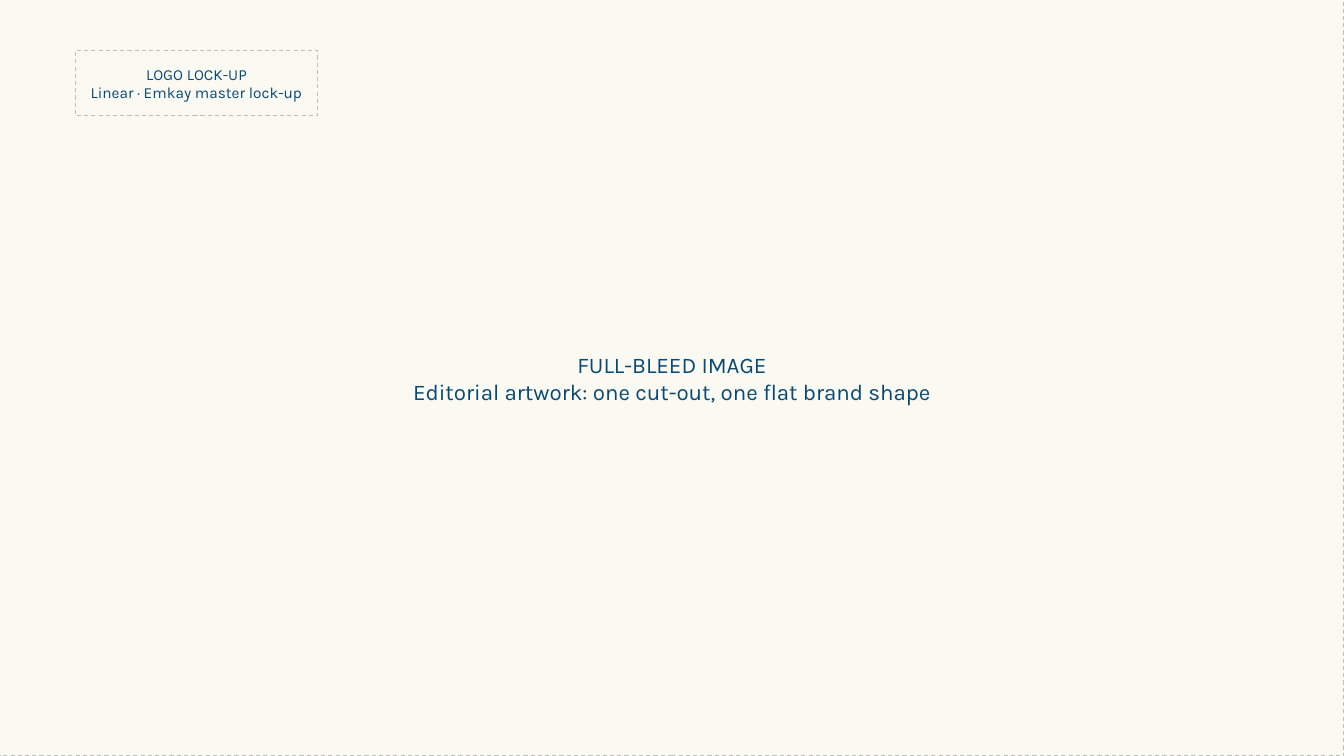
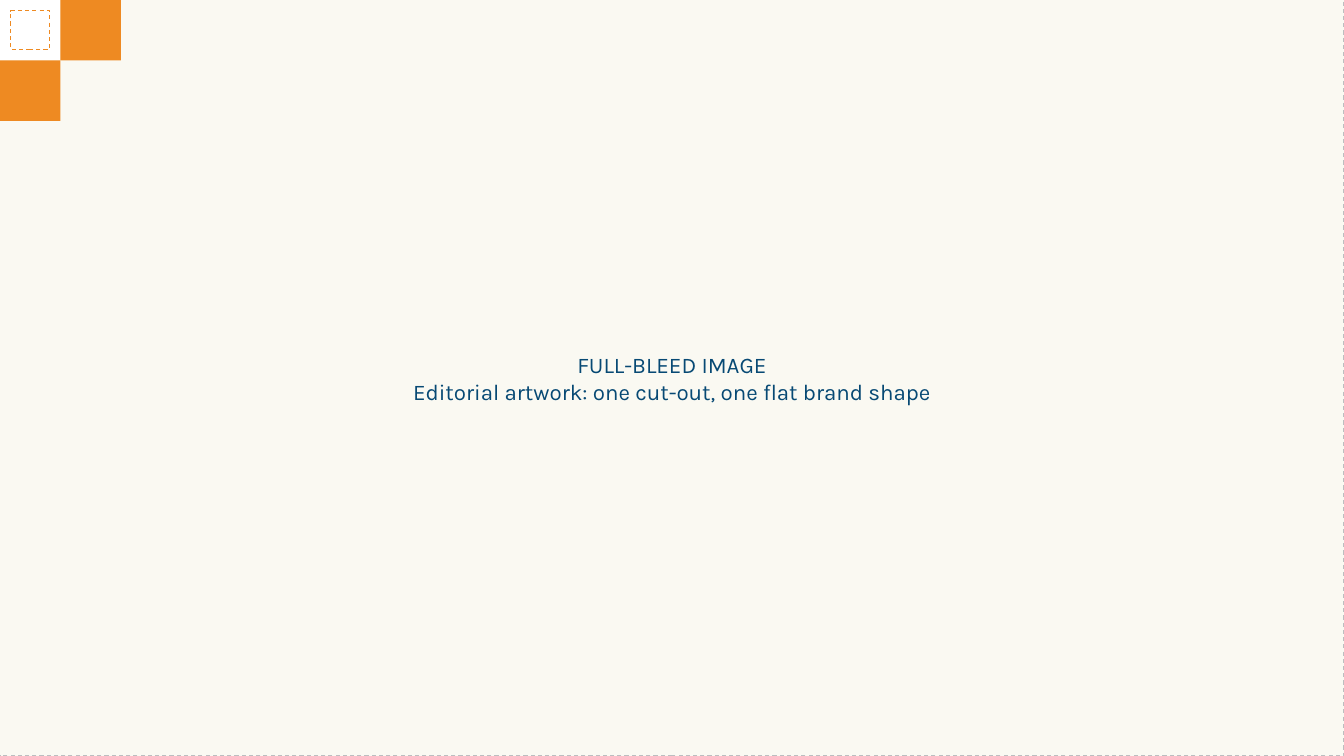
Before and after one commit to soumyakarwa/emkay-ppt-templates, a slide deck: slide 13 of Emkay_Master_Template.pptx. Drawn at 1344x756 pixels with LibreOffice and Linux fonts; fonts in the diff are those of the drawing. Boxes give left, top, right and bottom in pixels: in the first picture for what was removed or moved away, otherwise in the second. Text is boxed around its words. In the diff, an @@ line names an element or a change of style, - is before the commit and + after.

Commit message:
version 2, changed bg colours, removed descriptor/tagline requirement, removed logo from bottom right hand side corner

```diff
--- a/Emkay_Master_Template.pptx
+++ b/Emkay_Master_Template.pptx
@@ rectangle added at <box>0,0,60,60</box>, fill #FFFFFF @@
@@ rectangle added at <box>11,11,49,49</box>, outline #EE8A22 0.75 pt dashed @@
@@ rectangle added at <box>60,0,121,60</box>, fill #EE8A22 @@
@@ rectangle removed at <box>76,50,318,116</box> @@
-LOGO LOCK-UP
-Linear · Emkay master lock-up
@@ rectangle added at <box>0,60,60,121</box>, fill #EE8A22 @@
```
Also in this commit, not shown: 9 other slides changed, 3 other files.
